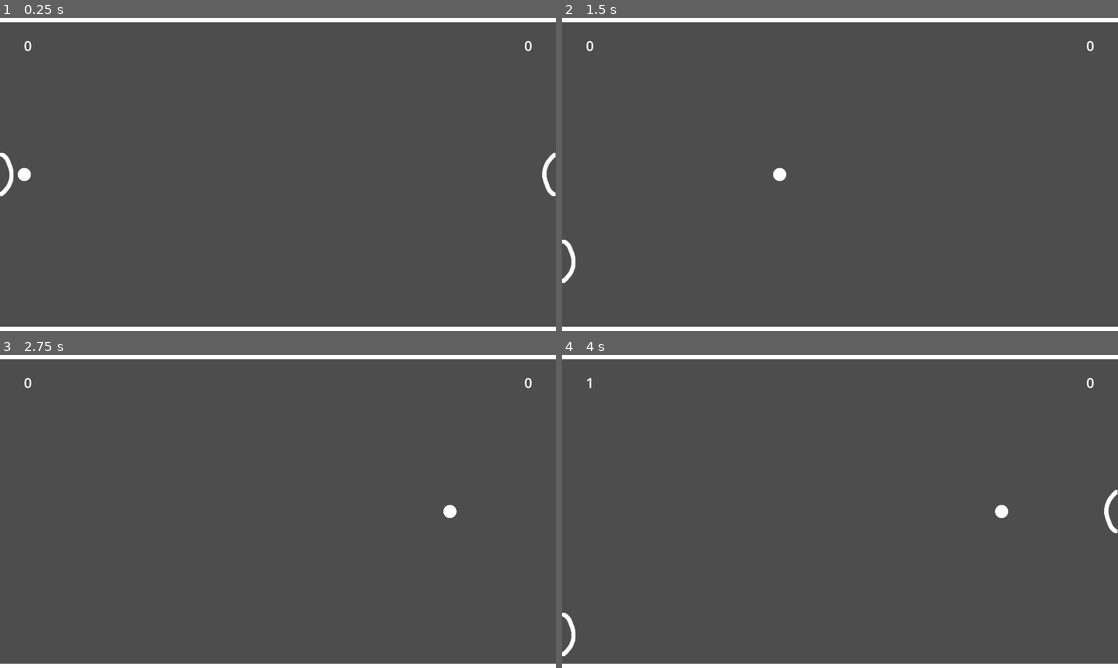
Above: before the commit, frames 1-4 (two rows, left to right).
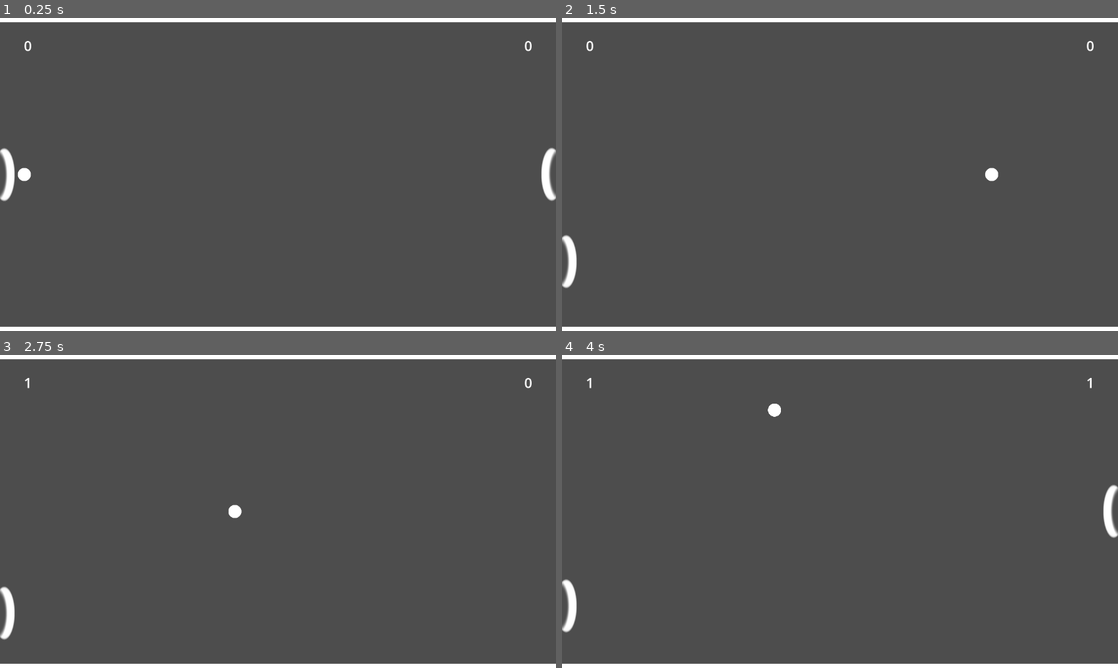
Above: after the commit, the same moments.

Repository: TinoGH/pong
Game: Godot game, scene res://scenes/main.tscn
Two runs of this game, one before a commit and one after it. Both use one fixed random seed, a clock stepped at 60 frames per second and the inputs below.
Inputs:
- Up to frame 1 (0.25 s): no input
- Up to frame 2 (1.5 s): tap Enter at 0.5 s; hold Down (player_right_down) 0.53-1.28 s; hold Space (start) 0.53-1.28 s; hold S (player_left_down) from 1.28 s (still down); tap Space (start) at 1.35 s
- Up to frame 3 (2.75 s): release S (player_left_down) at 2.03 s; hold Down (player_right_down) from 2.03 s (still down); hold Space (start) from 2.03 s (still down)
- Up to frame 4 (4 s): release Down (player_right_down) at 2.78 s; release Space (start) at 2.78 s; hold W (player_left_up) 2.78-3.53 s; tap Space (start) at 2.85 s; hold S (player_left_down) from 3.53 s (still down); hold Space (start) from 3.53 s (still down)

The runs differ from the first frame. In frame 1, 0.4% of the frame differs, in the area x 0-100%, y 41-59%; in frame 2, 0.4%; in frame 3, 0.5%; in frame 4, 0.8%, in the area x 0-100%, y 7-97%.

Commit message:
implement max bounce + induced refactoring

Diff:
--- a/constants.gd
+++ /dev/null
@@ -1,5 +0,0 @@
-extends Node
-
-class_name Constants
-
-enum SIDE {LEFT, RIGHT}
--- a/project.godot
+++ b/project.godot
@@ -25,34 +25,40 @@
 player_right_up={
 "deadzone": 0.5,
 "events": [Object(InputEventKey,"resource_local_to_scene":false,"resource_name":"","device":-1,"window_id":0,"alt_press …(182 unchanged characters)…
+, Object(InputEventJoypadMotion,"resource_local_to_scene":false,"resource_name":"","device":-1,"axis":3,"axis_value":-1.0,"script":null)
 ]
 }
 player_right_down={
 "deadzone": 0.5,
 "events": [Object(InputEventKey,"resource_local_to_scene":false,"resource_name":"","device":-1,"window_id":0,"alt_press …(182 unchanged characters)…
+, Object(InputEventJoypadMotion,"resource_local_to_scene":false,"resource_name":"","device":-1,"axis":3,"axis_value":1.0,"script":null)
 ]
 }
 player_left_up={
 "deadzone": 0.5,
 "events": [Object(InputEventKey,"resource_local_to_scene":false,"resource_name":"","device":-1,"window_id":0,"alt_pressed":false,"shift_pressed":false,"ctrl_pressed":false,"meta_pressed":false,"pressed":false,"keycode":0,"physical_keycode":87,"key_label":0,"unicode":122,"echo":false,"script":null)
+, Object(InputEventJoypadMotion,"resource_local_to_scene":false,"resource_name":"","device":-1,"axis":1,"axis_value":-1.0,"script":null)
 ]
 }
 player_left_down={
 "deadzone": 0.5,
 "events": [Object(InputEventKey,"resource_local_to_scene":false,"resource_name":"","device":-1,"window_id":0,"alt_pressed":false,"shift_pressed":false,"ctrl_pressed":false,"meta_pressed":false,"pressed":false,"keycode":0,"physical_keycode":83,"key_label":0,"unicode":115,"echo":false,"script":null)
+, Object(InputEventJoypadMotion,"resource_local_to_scene":false,"resource_name":"","device":-1,"axis":1,"axis_value":1.0,"script":null)
 ]
 }
 start={
 "deadzone": 0.5,
 "events": [Object(InputEventKey,"resource_local_to_scene":false,"resource_name":"","device":-1,"window_id":0,"alt_pressed":false,"shift_pressed":false,"ctrl_pressed":false,"meta_pressed":false,"pressed":false,"keycode":0,"physical_keycode":32,"key_label":0,"unicode":32,"echo":false,"script":null)
+, Object(InputEventJoypadButton,"resource_local_to_scene":false,"resource_name":"","device":-1,"button_index":0,"pressure":0.0,"pressed":true,"script":null)
 ]
 }
 
 [physics]
 
+2d/physics_engine="GodotPhysics2D"
 3d/default_linear_damp=0.0
 3d/default_angular_damp=0.0
-2d/default_linear_damp=0.1
+2d/default_linear_damp=0.0
 2d/default_angular_damp=0.0
 
 [rendering]
--- a/scenes/main.gd
+++ b/scenes/main.gd
@@ -8,6 +8,7 @@
 var player_right
 var score_left = 0
 var score_right = 0
+var ball
 
 
 # Called when the node enters the scene tree for the first time.
@@ -15,6 +16,7 @@
 	hud = $Scores
 	player_left = $PlayerLeft
 	player_right = $PlayerRight
+	ball = ball_scene.instantiate()
 	new_game()
 
 # Called every frame. 'delta' is the elapsed time since the previous frame.
@@ -36,40 +38,44 @@
 
 
 func new_game():
-	new_point(Constants.SIDE.LEFT)
+	player_right.toggle_start_ball_sprite(false)
+	new_point(player_left)
 
 
 func end_game():
 	pass
 
 
-func new_point(side):
+func new_point(player):
+	ball.queue_free()
+
 	player_left.reset()
 	player_right.reset()
 	hud.update_scores(score_left, score_right)
 
-	var start_player
-	match side:
-		Constants.SIDE.LEFT:
-			start_player = player_left
-		Constants.SIDE.RIGHT:
-			start_player = player_right
+	player.toggle_start_ball_sprite(true)
 
-	start_player.toggle_start_ball_sprite(true)
-
-	var ball = ball_scene.instantiate()
+	ball = ball_scene.instantiate()
+	ball.bounced_too_much.connect(on_ball_bounced_too_much)
 
 	await pressedStart
-	ball.set_start(side, start_player.get_start_ball_pos())
-	start_player.toggle_start_ball_sprite(false)
+	ball.set_start(player)
+	player.toggle_start_ball_sprite(false)
 	add_child(ball)
+
+
+func on_ball_bounced_too_much(player):
+	if player.is_left:
+		_on_goal_left_goal()
+	else:
+		_on_goal_right_goal()
 
 
 func _on_goal_left_goal():
 	score_right += 1
-	new_point(Constants.SIDE.LEFT)
+	new_point(player_left)
 
 
 func _on_goal_right_goal():
 	score_left += 1
-	new_point(Constants.SIDE.RIGHT)
+	new_point(player_right)
--- a/scenes/main.tscn
+++ b/scenes/main.tscn
@@ -23,16 +23,16 @@
 [node name="PlayerRight" parent="." instance=ExtResource("3_jc6id")]
 position = Vector2(1264, 360)
 rotation = 3.14159
+is_left = false
 
 [node name="GoalLeft" parent="." instance=ExtResource("5_0hebk")]
-position = Vector2(-24, 0)
+position = Vector2(-48, 0)
 
 [node name="GoalRight" parent="." instance=ExtResource("5_0hebk")]
-position = Vector2(1352, 0)
+position = Vector2(1328, 720)
+rotation = 3.14159
 
 [node name="Scores" parent="." instance=ExtResource("6_hd1pd")]
 
-[connection signal="body_entered" from="GoalLeft" to="." method="_on_goal_left_body_entered"]
 [connection signal="goal" from="GoalLeft" to="." method="_on_goal_left_goal"]
-[connection signal="body_entered" from="GoalRight" to="." method="_on_goal_right_body_entered"]
 [connection signal="goal" from="GoalRight" to="." method="_on_goal_right_goal"]
--- a/scenes/objects/ball.gd
+++ b/scenes/objects/ball.gd
@@ -1,11 +1,45 @@
 extends RigidBody2D
 
-@export var start_speed = 500
+signal bounced_too_much(player)
 
-func set_start(side, pos):
-	position = pos
-	match side:
-		Constants.SIDE.LEFT:
-			linear_velocity = Vector2(1, 0) * start_speed
-		Constants.SIDE.RIGHT:
-			linear_velocity = Vector2(-1, 0) * start_speed
+@export var start_speed = 1000
+@export var min_speed = 500
+@export var max_speed = 1500
+@export var max_wall_bounces = 5
+var n_bounces = 0
+var last_player
+
+func _integrate_forces(state):
+	var current_speed = state.linear_velocity.length()
+	if current_speed < min_speed:
+		state.linear_velocity = state.linear_velocity.normalized() * min_speed
+	elif current_speed > max_speed:
+		state.linear_velocity = state.linear_velocity.normalized() * max_speed
+
+func _physics_process(_delta):
+	for body in get_colliding_bodies():
+		if body is StaticBody2D:
+			n_bounces += 1
+			if n_bounces > max_wall_bounces:
+				bounced_too_much.emit(last_player)
+		elif body is CharacterBody2D:
+			n_bounces = 0
+			last_player = body
+
+		update_aspect(n_bounces)
+
+
+func set_start(player):
+	position = player.get_start_ball_pos()
+	last_player = player
+	if player.is_left:
+		linear_velocity = Vector2(1, 0) * start_speed
+	else:
+		linear_velocity = Vector2(-1, 0) * start_speed
+
+
+func update_aspect(n):
+	var color_value = 1.0 - float(n) / max_wall_bounces
+	if n > max_wall_bounces:
+		color_value = 0
+	modulate = Color(color_value, color_value, color_value)
--- a/scenes/objects/ball.tscn
+++ b/scenes/objects/ball.tscn
@@ -6,7 +6,7 @@
 [sub_resource type="PhysicsMaterial" id="PhysicsMaterial_5t3lq"]
 friction = 0.0
 rough = true
-bounce = 0.9
+bounce = 0.95
 
 [sub_resource type="CircleShape2D" id="CircleShape2D_hutow"]
 radius = 15.0333
@@ -15,6 +15,9 @@
 collision_layer = 2
 physics_material_override = SubResource("PhysicsMaterial_5t3lq")
 gravity_scale = 0.0
+can_sleep = false
+max_contacts_reported = 2
+contact_monitor = true
 script = ExtResource("1_vuphu")
 metadata/_edit_group_ = true
 
@@ -22,5 +25,3 @@
 
 [node name="CollisionShape2D" type="CollisionShape2D" parent="."]
 shape = SubResource("CircleShape2D_hutow")
-
-[connection signal="body_entered" from="." to="." method="_on_body_entered"]
--- a/scenes/objects/goal.gd
+++ b/scenes/objects/goal.gd
@@ -2,6 +2,5 @@
 
 signal goal
 
-func _on_body_entered(body):
-	body.queue_free()
+func _on_body_entered(_body):
 	goal.emit()
--- a/scenes/objects/goal.tscn
+++ b/scenes/objects/goal.tscn
@@ -1,9 +1,12 @@
-[gd_scene load_steps=3 format=3 uid="uid://5r4g8ij6f20b"]
+[gd_scene load_steps=4 format=3 uid="uid://5r4g8ij6f20b"]
 
 [ext_resource type="Script" path="res://scenes/objects/goal.gd" id="1_2lrxq"]
 
 [sub_resource type="RectangleShape2D" id="RectangleShape2D_jmehq"]
 size = Vector2(64, 848)
+
+[sub_resource type="RectangleShape2D" id="RectangleShape2D_grqih"]
+size = Vector2(40, 40)
 
 [node name="Goal" type="Area2D"]
 position = Vector2(-8, 0)
@@ -11,8 +14,16 @@
 script = ExtResource("1_2lrxq")
 metadata/_edit_group_ = true
 
-[node name="CollisionShape2D" type="CollisionShape2D" parent="."]
+[node name="CollisionShape2DMain" type="CollisionShape2D" parent="."]
 position = Vector2(-24, 360)
 shape = SubResource("RectangleShape2D_jmehq")
 
+[node name="CollisionShape2DExtra1" type="CollisionShape2D" parent="."]
+position = Vector2(28, -44)
+shape = SubResource("RectangleShape2D_grqih")
+
+[node name="CollisionShape2D3Extra2" type="CollisionShape2D" parent="."]
+position = Vector2(28, 764)
+shape = SubResource("RectangleShape2D_grqih")
+
 [connection signal="body_entered" from="." to="." method="_on_body_entered"]
--- a/scenes/objects/player.gd
+++ b/scenes/objects/player.gd
@@ -1,5 +1,6 @@
 extends CharacterBody2D
 
+@export var is_left = true
 @export var speed = 1000
 var initial_pos
 
--- a/scenes/objects/player.tscn
+++ b/scenes/objects/player.tscn
@@ -1,11 +1,11 @@
 [gd_scene load_steps=5 format=3 uid="uid://lv6rwbrsk3jw"]
 
-[ext_resource type="Texture2D" uid="uid://hilksmmm0v5v" path="res://assets/player.png" id="1_11fu7"]
 [ext_resource type="Script" path="res://scenes/objects/player.gd" id="1_12i65"]
+[ext_resource type="Texture2D" uid="uid://dqxtjtjkour31" path="res://assets/player_v2.png" id="2_hk64e"]
 [ext_resource type="PackedScene" uid="uid://do455dxexsosk" path="res://scenes/objects/ball_sprite.tscn" id="3_sufrt"]
 
 [sub_resource type="CircleShape2D" id="CircleShape2D_qec6j"]
-radius = 66.0076
+radius = 113.018
 
 [node name="Player" type="CharacterBody2D"]
 collision_mask = 2
@@ -14,13 +14,14 @@
 metadata/_edit_group_ = true
 
 [node name="Sprite2D" type="Sprite2D" parent="."]
-texture = ExtResource("1_11fu7")
+rotation = 1.5708
+scale = Vector2(0.25, 0.25)
+texture = ExtResource("2_hk64e")
 
 [node name="CollisionShape2D" type="CollisionShape2D" parent="."]
-position = Vector2(-50, 0)
+position = Vector2(-93, 0)
 shape = SubResource("CircleShape2D_qec6j")
 debug_color = Color(0.835294, 0.34902, 0.45098, 0.419608)
 
 [node name="BallSprite" parent="." instance=ExtResource("3_sufrt")]
-visible = false
 position = Vector2(40, 0)
--- a/scenes/objects/wall.tscn
+++ b/scenes/objects/wall.tscn
@@ -6,11 +6,9 @@
 [sub_resource type="RectangleShape2D" id="RectangleShape2D_wxou4"]
 size = Vector2(1280, 74)
 
-[node name="Wall" type="RigidBody2D"]
+[node name="Wall" type="StaticBody2D"]
 collision_mask = 2
 physics_material_override = SubResource("PhysicsMaterial_ulnkd")
-gravity_scale = 0.0
-freeze = true
 metadata/_edit_group_ = true
 
 [node name="ColorRect" type="ColorRect" parent="."]
Binary file added: assets/player_v2.png
Not shown, added: assets/player_v2.png.import
Not shown, added: export_presets.cfg
